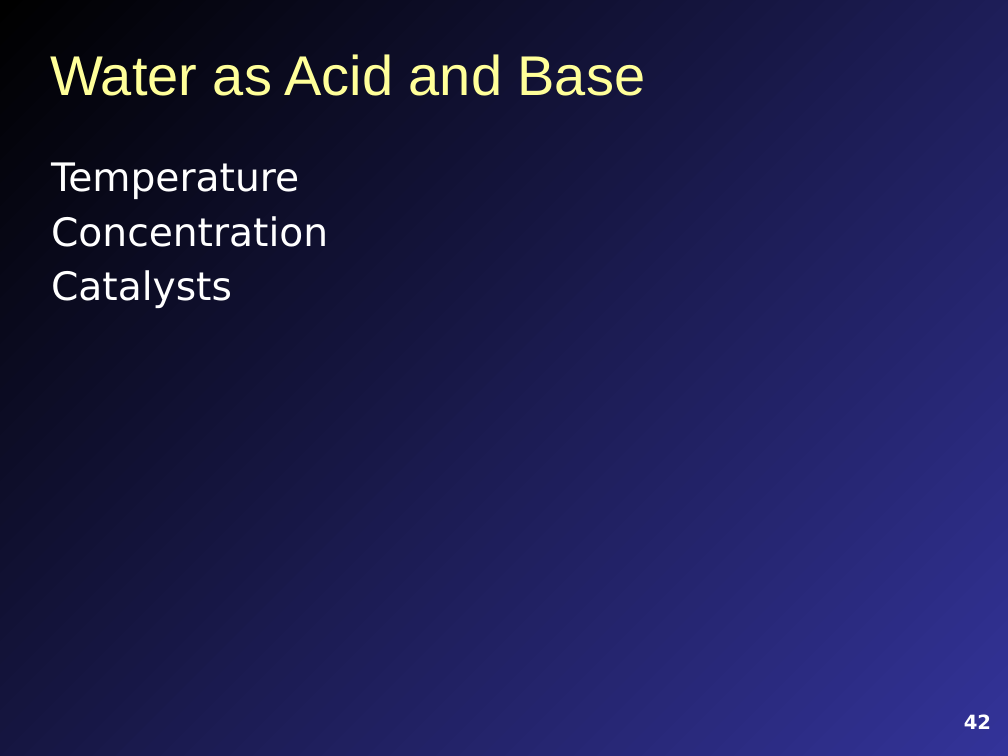
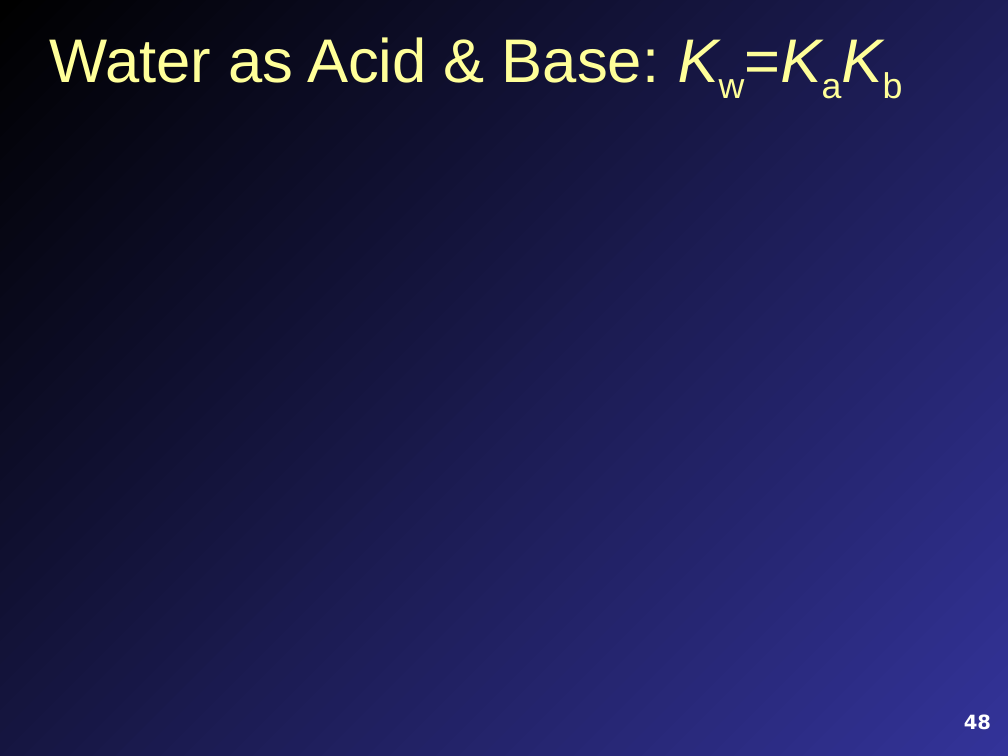
Before and after one commit to mavigozler/mavigozler.github.io, a slide deck: slide 48 of Teaching/Chemistry/Lecture Slides/FCC Chem 3A Chap 13 Content.pptx (slide 42 before the commit). Drawn at 1008x756 pixels with LibreOffice and Linux fonts; fonts in the diff are those of the drawing; grey boxes stand for pictures. Boxes give left, top, right and bottom in pixels: in the first picture for what was removed or moved away, otherwise in the second. Text is boxed around its words. In the diff, an @@ line names an element or a change of style, - is before the commit and + after.

```diff
--- a/Teaching/Chemistry/Lecture Slides/FCC Chem 3A Chap 13 Content.pptx
+++ b/Teaching/Chemistry/Lecture Slides/FCC Chem 3A Chap 13 Content.pptx
@@ title at <box>49,37,659,83</box>: text changed; size 40 to 44 pt @@
-Water as Acid and Base
+Water as Acid & Base: Kw=KaKb
@@ text removed at <box>51,162,328,308</box> @@
-Temperature
-Concentration
-Catalysts
@@ page number at <box>964,714,991,730</box>: text changed @@
-42
+48
```
Also in this commit, not shown: 7 other slides changed, 11 slides added, 3 slides removed, 13 other files.
